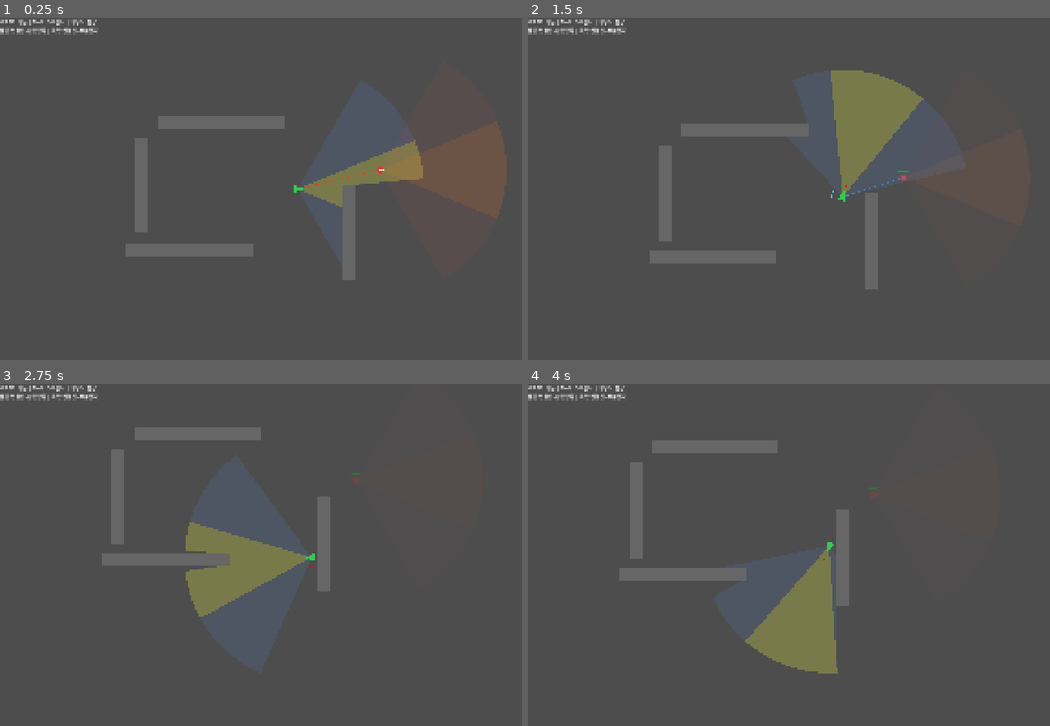
Above: before the commit, frames 1-4 (two rows, left to right).
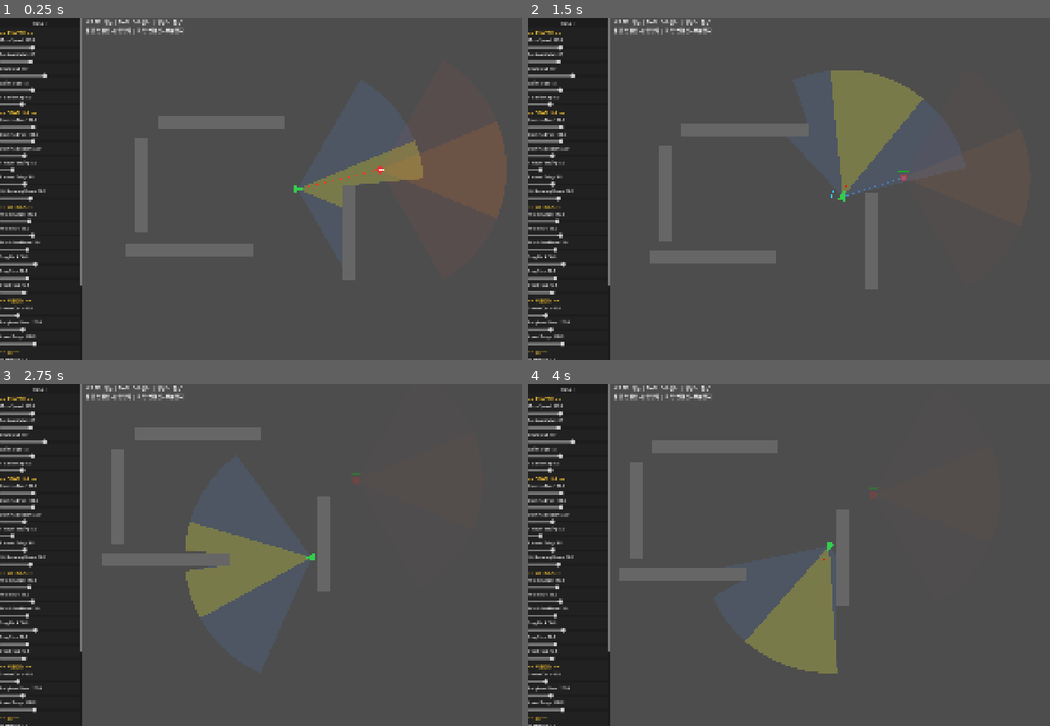
Above: after the commit, the same moments.

Repository: RiffRain3569/Game-Alpha
Game: Godot game, scene res://scenes/main.tscn
Two runs of this game, one before a commit and one after it. Both use one fixed random seed, a clock stepped at 60 frames per second and the inputs below.
Inputs (mouse positions are in pixels of both pictures, inside the frame that each line leads up to):
- Up to frame 1 (0.25 s): no input
- Up to frame 2 (1.5 s): click (569, 21) at 0.5 s, where only the run after the commit has a clickable "RESET"; move the mouse to (966, 171) at 1.27 s; hold D (move_right) from 1.28 s (still down); hold Shift (sprint) from 1.28 s (still down); click (966, 171) at 1.35 s
- Up to frame 3 (2.75 s): move the mouse to (182, 572) at 2.02 s; release D (move_right) at 2.03 s; release Shift (sprint) at 2.03 s; hold S (move_down) from 2.03 s (still down); tap Shift (sprint) at 2.1 s; click (182, 572) at 2.3 s
- Up to frame 4 (4 s): move the mouse to (893, 479) at 2.77 s; release S (move_down) at 2.78 s; hold D (move_right) 2.78-3.53 s; hold Shift (sprint) 2.78-3.53 s; click (893, 479) at 2.85 s; move the mouse to (799, 623) at 3.52 s; hold W (move_up) from 3.53 s (still down); tap Shift (sprint) at 3.6 s; click (799, 623) at 3.8 s

The runs differ from the first frame. In frame 1, 15% of the frame differs, in the area x 0-35%, y 0-100%; in frame 2, 15%; in frame 3, 15%, in the area x 0-60%, y 0-100%; in frame 4, 15%.

Commit message:
feat: [M6] 실시간 슬라이더 패널 + 리셋 버튼
- 좌측 패널에서 모든 파라미터 실시간 조절
- RESET 버튼으로 체력/위치/쿨다운 초기화
- 창 리사이즈 + expand 모드 적용

Co-Authored-By: Claude Opus 4.6 (1M context) <noreply@anthropic.com>

Diff:
--- a/project.godot
+++ b/project.godot
@@ -21,6 +21,7 @@
 window/size/viewport_height=1080
 window/size/resizable=true
 window/stretch/mode="canvas_items"
+window/stretch/aspect="expand"
 
 [input]
 
--- a/scenes/main.tscn
+++ b/scenes/main.tscn
@@ -1,7 +1,8 @@
-[gd_scene load_steps=5 format=3 uid="uid://main_scene"]
+[gd_scene format=3 uid="uid://cmh2eaqtlwxm1"]
 
 [ext_resource type="PackedScene" path="res://scenes/player.tscn" id="1"]
 [ext_resource type="PackedScene" path="res://scenes/dummy.tscn" id="2"]
+[ext_resource type="Script" path="res://scripts/ui/slider_panel.gd" id="3"]
 
 [sub_resource type="RectangleShape2D" id="RectangleShape2D_h"]
 size = Vector2(400, 40)
@@ -9,74 +10,85 @@
 [sub_resource type="RectangleShape2D" id="RectangleShape2D_v"]
 size = Vector2(40, 300)
 
-[node name="Main" type="Node2D"]
+[node name="Main" type="Node2D" unique_id=2082009445]
 
-[node name="Player" parent="." instance=ExtResource("1")]
+[node name="Player" parent="." unique_id=161461025 instance=ExtResource("1")]
 position = Vector2(640, 360)
 
-[node name="Walls" type="Node2D" parent="."]
+[node name="Walls" type="Node2D" parent="." unique_id=1907862281]
 
-[node name="Wall1" type="StaticBody2D" parent="Walls"]
+[node name="Wall1" type="StaticBody2D" parent="Walls" unique_id=1233761283]
 position = Vector2(400, 150)
 
-[node name="CollisionShape2D" type="CollisionShape2D" parent="Walls/Wall1"]
+[node name="CollisionShape2D" type="CollisionShape2D" parent="Walls/Wall1" unique_id=1541539098]
 shape = SubResource("RectangleShape2D_h")
 
-[node name="Visual" type="ColorRect" parent="Walls/Wall1"]
+[node name="Visual" type="ColorRect" parent="Walls/Wall1" unique_id=946871058]
 offset_left = -200.0
 offset_top = -20.0
 offset_right = 200.0
 offset_bottom = 20.0
 color = Color(0.4, 0.4, 0.4, 1)
 
-[node name="Wall2" type="StaticBody2D" parent="Walls"]
+[node name="Wall2" type="StaticBody2D" parent="Walls" unique_id=21780810]
 position = Vector2(800, 500)
 
-[node name="CollisionShape2D" type="CollisionShape2D" parent="Walls/Wall2"]
+[node name="CollisionShape2D" type="CollisionShape2D" parent="Walls/Wall2" unique_id=1113550086]
 shape = SubResource("RectangleShape2D_v")
 
-[node name="Visual" type="ColorRect" parent="Walls/Wall2"]
+[node name="Visual" type="ColorRect" parent="Walls/Wall2" unique_id=438447947]
 offset_left = -20.0
 offset_top = -150.0
 offset_right = 20.0
 offset_bottom = 150.0
 color = Color(0.4, 0.4, 0.4, 1)
 
-[node name="Wall3" type="StaticBody2D" parent="Walls"]
+[node name="Wall3" type="StaticBody2D" parent="Walls" unique_id=1363370227]
 position = Vector2(300, 550)
 
-[node name="CollisionShape2D" type="CollisionShape2D" parent="Walls/Wall3"]
+[node name="CollisionShape2D" type="CollisionShape2D" parent="Walls/Wall3" unique_id=568291131]
 shape = SubResource("RectangleShape2D_h")
 
-[node name="Visual" type="ColorRect" parent="Walls/Wall3"]
+[node name="Visual" type="ColorRect" parent="Walls/Wall3" unique_id=696362908]
 offset_left = -200.0
 offset_top = -20.0
 offset_right = 200.0
 offset_bottom = 20.0
 color = Color(0.4, 0.4, 0.4, 1)
 
-[node name="Wall4" type="StaticBody2D" parent="Walls"]
+[node name="Wall4" type="StaticBody2D" parent="Walls" unique_id=556419331]
 position = Vector2(150, 350)
 
-[node name="CollisionShape2D" type="CollisionShape2D" parent="Walls/Wall4"]
+[node name="CollisionShape2D" type="CollisionShape2D" parent="Walls/Wall4" unique_id=1389164288]
+position = Vector2(1, 0)
 shape = SubResource("RectangleShape2D_v")
 
-[node name="Visual" type="ColorRect" parent="Walls/Wall4"]
+[node name="Visual" type="ColorRect" parent="Walls/Wall4" unique_id=584914043]
 offset_left = -20.0
 offset_top = -150.0
 offset_right = 20.0
 offset_bottom = 150.0
 color = Color(0.4, 0.4, 0.4, 1)
 
-[node name="Targets" type="Node2D" parent="."]
+[node name="Targets" type="Node2D" parent="." unique_id=1110454800]
 
-[node name="Dummy1" parent="Targets" instance=ExtResource("2")]
+[node name="Dummy1" parent="Targets" unique_id=508075843 instance=ExtResource("2")]
 position = Vector2(900, 300)
 
-[node name="DebugUI" type="CanvasLayer" parent="."]
+[node name="DebugUI" type="CanvasLayer" parent="." unique_id=1474931856]
 
-[node name="Label" type="Label" parent="DebugUI"]
-offset_right = 400.0
+[node name="Label" type="Label" parent="DebugUI" unique_id=1522660778]
+offset_left = 270.0
+offset_right = 670.0
 offset_bottom = 60.0
 text = "WASD: 이동 | Shift: 스프린트 | 마우스: 방향
 빨간 연결선=완전탐지 | 파란 연결선=부분탐지"
+
+[node name="SliderPanel" type="Control" parent="DebugUI"]
+anchors_preset = 15
+anchor_right = 1.0
+anchor_bottom = 1.0
+grow_horizontal = 2
+grow_vertical = 2
+mouse_filter = 1
+script = ExtResource("3")
--- a/scripts/detection/detection_channel.gd
+++ b/scripts/detection/detection_channel.gd
@@ -1,11 +1,11 @@
 class_name DetectionChannel
 extends Node2D
 
-func detect(targets: Array[Node2D]) -> Array[DetectionResult]:
+func detect(_targets: Array[Node2D]) -> Array[DetectionResult]:
 	push_error("DetectionChannel.detect() must be overridden: " + name)
 	return []
 
-func draw_debug(canvas: CanvasItem) -> void:
+func draw_debug(_canvas: CanvasItem) -> void:
 	pass
 
 func get_last_results() -> Array[DetectionResult]:
--- /dev/null
+++ b/scripts/ui/slider_panel.gd
@@ -0,0 +1,166 @@
+extends Control
+
+var _player: CharacterBody2D
+var _dummy: CharacterBody2D
+var _vision_cone: Node2D
+var _sliders: Dictionary = {}
+var _scroll: ScrollContainer
+var _vbox: VBoxContainer
+
+var _player_start_pos: Vector2
+var _dummy_start_pos: Vector2
+
+const PARAMS := [
+	["== PLAYER ==", "", "", 0, 0, 0],
+	["Move Speed", "player", "move_speed", 100.0, 600.0, 300.0],
+	["Backward Mult", "player", "backward_multiplier", 0.2, 1.0, 0.5],
+	["Strafe Mult", "player", "strafe_multiplier", 0.3, 1.0, 0.7],
+	["Sprint Mult", "player", "sprint_multiplier", 1.0, 3.0, 1.8],
+	["Rotation Cap", "player", "rotation_speed_cap", 1.0, 20.0, 6.0],
+	["== STAMINA ==", "", "", 0, 0, 0],
+	["Stamina Max", "player", "stamina_max", 30.0, 200.0, 100.0],
+	["Stamina Drain", "player", "stamina_drain_rate", 20.0, 300.0, 135.0],
+	["Stamina Recover", "player", "stamina_recover_rate", 5.0, 100.0, 33.0],
+	["Recover Moving", "player", "stamina_recover_rate_moving", 1.0, 30.0, 5.0],
+	["Recover Delay", "player", "stamina_recover_delay", 0.0, 10.0, 3.0],
+	["Hit Recovery Bonus", "player", "hit_recovery_bonus", 0.0, 80.0, 30.0],
+	["== ATTACK ==", "", "", 0, 0, 0],
+	["Attack Range", "player", "attack_range", 50.0, 300.0, 140.0],
+	["Attack Arc", "player", "attack_arc_deg", 30.0, 180.0, 90.0],
+	["Attack Cooldown", "player", "attack_cooldown", 0.5, 8.0, 3.0],
+	["Dmg Back", "player", "damage_back", 10.0, 100.0, 50.0],
+	["Dmg Side", "player", "damage_side", 5.0, 80.0, 30.0],
+	["Dmg Front", "player", "damage_front", 5.0, 50.0, 17.5],
+	["== VISION ==", "", "", 0, 0, 0],
+	["Center Cone", "vision", "center_cone_angle_deg", 10.0, 180.0, 45.0],
+	["Peripheral Cone", "vision", "peripheral_cone_angle_deg", 30.0, 360.0, 120.0],
+	["Vision Range", "vision", "vision_range", 100.0, 800.0, 400.0],
+	["== AI ==", "", "", 0, 0, 0],
+	["AI Enabled", "dummy", "ai_enabled", 0.0, 1.0, 1.0],
+	["AI Move Speed", "dummy", "ai_move_speed", 50.0, 400.0, 150.0],
+	["AI Reaction Delay", "dummy", "ai_reaction_delay", 0.0, 3.0, 0.5],
+	["AI Aim Error", "dummy", "ai_aim_error_deg", 0.0, 45.0, 10.0],
+	["AI Attack Range", "dummy", "ai_attack_range", 50.0, 300.0, 140.0],
+	["AI Cooldown", "dummy", "ai_attack_cooldown", 0.5, 8.0, 3.0],
+	["AI Vision Range", "dummy", "ai_vision_range", 100.0, 800.0, 400.0],
+]
+
+
+func _ready() -> void:
+	_player = get_tree().get_first_node_in_group("player")
+	_dummy = get_tree().get_first_node_in_group("targets")
+	if _player:
+		_vision_cone = _player.get_node("VisionCone")
+		_player_start_pos = _player.global_position
+	if _dummy:
+		_dummy_start_pos = _dummy.global_position
+
+	_build_ui()
+
+
+func _build_ui() -> void:
+	var panel := PanelContainer.new()
+	panel.anchor_right = 0.0
+	panel.anchor_bottom = 1.0
+	panel.offset_right = 260.0
+	panel.offset_bottom = 0.0
+	panel.size_flags_vertical = Control.SIZE_EXPAND_FILL
+	add_child(panel)
+
+	var style := StyleBoxFlat.new()
+	style.bg_color = Color(0.1, 0.1, 0.1, 0.85)
+	panel.add_theme_stylebox_override("panel", style)
+
+	_scroll = ScrollContainer.new()
+	_scroll.size_flags_vertical = Control.SIZE_EXPAND_FILL
+	_scroll.size_flags_horizontal = Control.SIZE_EXPAND_FILL
+	panel.add_child(_scroll)
+
+	_vbox = VBoxContainer.new()
+	_vbox.size_flags_horizontal = Control.SIZE_EXPAND_FILL
+	_scroll.add_child(_vbox)
+
+	# Reset button
+	var reset_btn := Button.new()
+	reset_btn.text = "RESET"
+	reset_btn.pressed.connect(_on_reset)
+	_vbox.add_child(reset_btn)
+
+	# Sliders
+	for param in PARAMS:
+		var label_text: String = param[0]
+		var target: String = param[1]
+		var prop: String = param[2]
+
+		if target == "":
+			var header := Label.new()
+			header.text = label_text
+			header.add_theme_color_override("font_color", Color(1.0, 0.8, 0.2))
+			_vbox.add_child(header)
+			continue
+
+		var container := VBoxContainer.new()
+		_vbox.add_child(container)
+
+		var min_val: float = param[3]
+		var max_val: float = param[4]
+		var default_val: float = param[5]
+
+		var lbl := Label.new()
+		lbl.text = "%s: %.1f" % [label_text, default_val]
+		lbl.add_theme_font_size_override("font_size", 12)
+		container.add_child(lbl)
+
+		var slider := HSlider.new()
+		slider.min_value = min_val
+		slider.max_value = max_val
+		slider.step = 0.1 if max_val <= 10.0 else 1.0
+		slider.value = default_val
+		slider.custom_minimum_size.x = 220
+		slider.custom_minimum_size.y = 20
+		container.add_child(slider)
+
+		var key := "%s.%s" % [target, prop]
+		_sliders[key] = {"slider": slider, "label": lbl, "name": label_text, "target": target, "prop": prop}
+		slider.value_changed.connect(_on_slider_changed.bind(key))
+
+
+func _on_slider_changed(value: float, key: String) -> void:
+	var data: Dictionary = _sliders[key]
+	data.label.text = "%s: %.1f" % [data.name, value]
+
+	var target_node: Node = null
+	match data.target:
+		"player":
+			target_node = _player
+		"dummy":
+			target_node = _dummy
+		"vision":
+			target_node = _vision_cone
+
+	if target_node == null:
+		return
+
+	var prop: String = data.prop
+	if prop == "ai_enabled":
+		target_node.set(prop, value > 0.5)
+	else:
+		target_node.set(prop, value)
+
+
+func _on_reset() -> void:
+	if _player:
+		_player.global_position = _player_start_pos
+		_player.set("_stamina", _player.get("stamina_max"))
+		_player.set("_cooldown_remaining", 0.0)
+		_player.set("_knockback_velocity", Vector2.ZERO)
+	if _dummy:
+		_dummy.global_position = _dummy_start_pos
+		_dummy.set("health", _dummy.get("max_health"))
+		_dummy.set("_is_down", false)
+		_dummy.set("_target", null)
+		_dummy.set("_cooldown_remaining", 0.0)
+		_dummy.set("_knockback_velocity", Vector2.ZERO)
+		_dummy.set("_alert_timer", 0.0)
+		_dummy.modulate = Color.WHITE
+		_dummy.queue_redraw()
